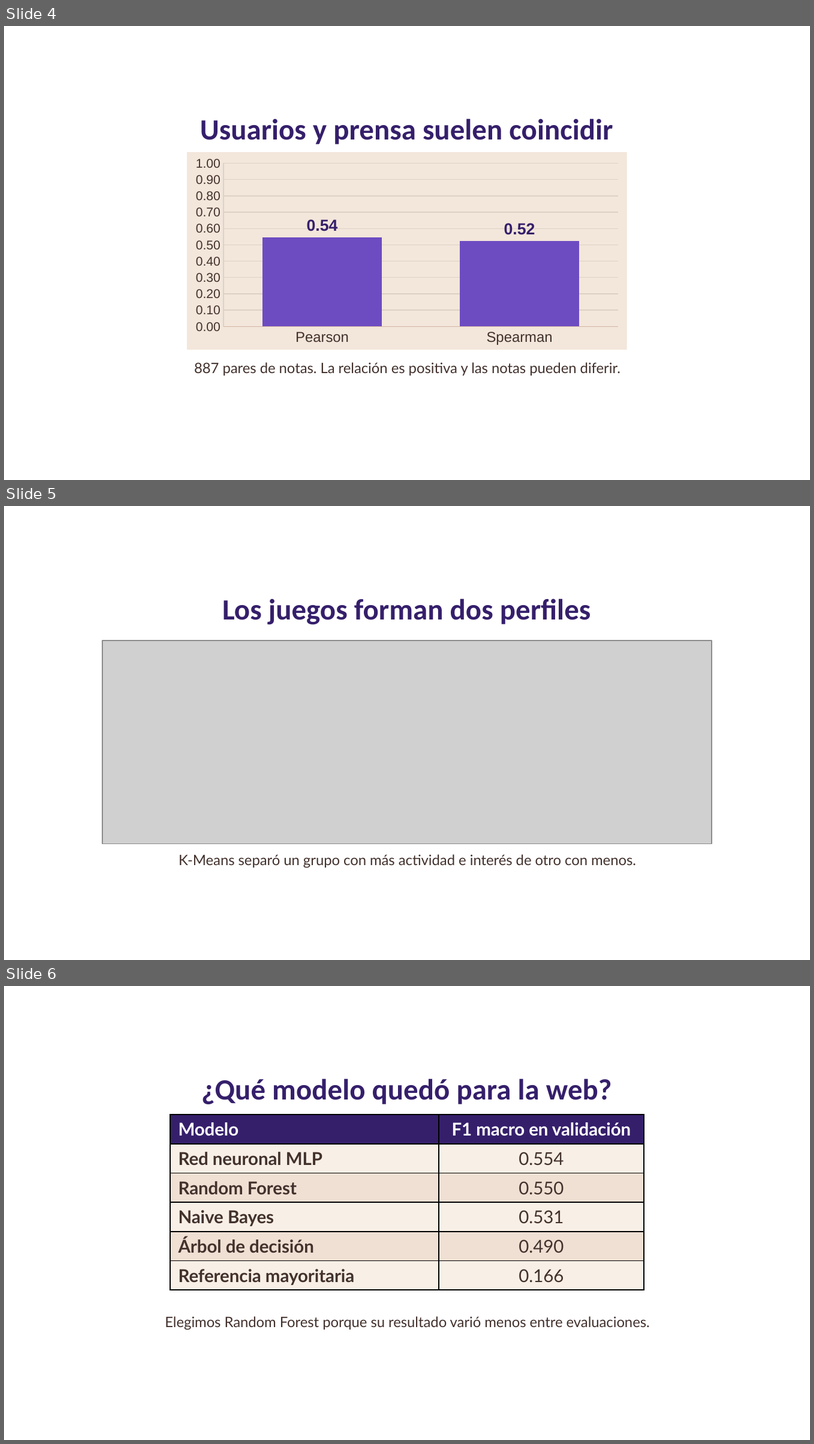
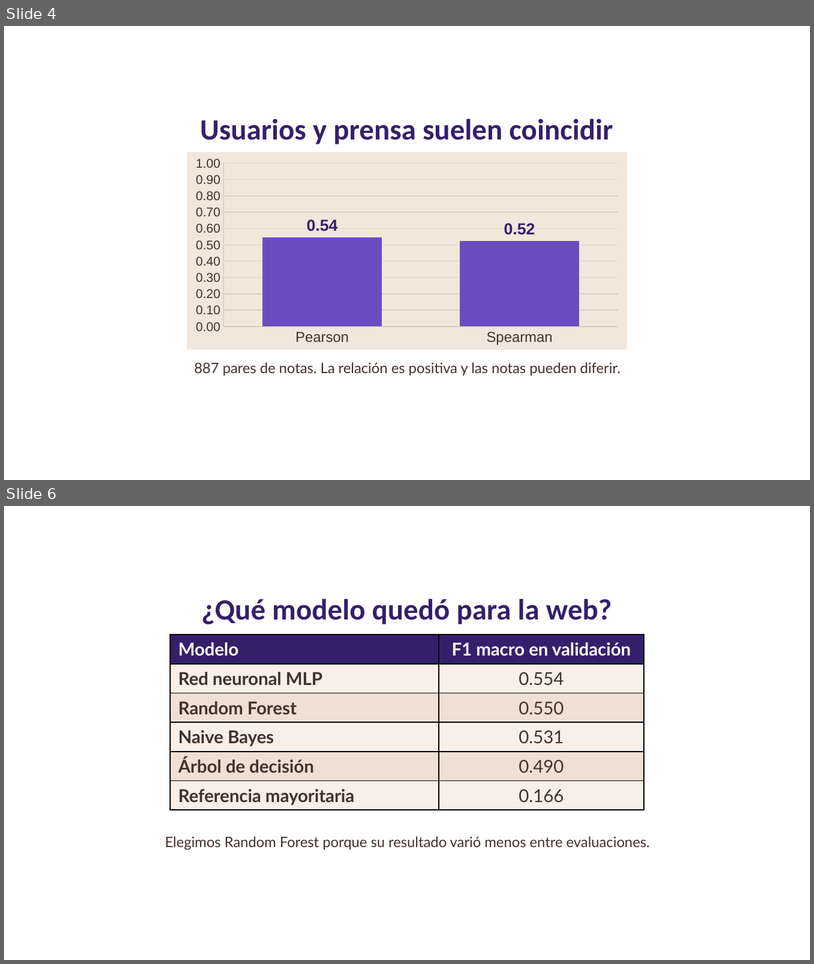
Before and after one commit to AngelHusielLaraHernandez/ProyectoMineria, a slide deck: Presentacion/Observatorio de Videojuegos.pptx. Shown one above the other, each under a label of ours: slides 4, 5 and 6 before the commit, slides 4 and 6 after it; the slides between them are not shown. The pictures are 814x1444 and 814x964 pixels, drawn with LibreOffice and Linux fonts; fonts in the diff are those of the drawing; grey boxes stand for pictures; background and template pictures are left out. Boxes give left, top, right and bottom in pixels: in the first picture for what was removed or moved away, otherwise in the second. Text is boxed around its words. In the diff, an @@ line names an element or a change of style, - is before the commit and + after.

```diff
--- a/Presentacion/Observatorio de Videojuegos.pptx
+++ b/Presentacion/Observatorio de Videojuegos.pptx
@@ slide 5 removed at (4,506,810,960), background picture (left out) @@
@@ text removed at (222,598,591,625) @@
-Los juegos forman dos perfiles
@@ picture removed at (102,640,712,844) @@
@@ text removed at (179,854,636,868) @@
-K-Means separó un grupo con más actividad e interés de otro con menos.
```
Also in this commit, not shown: 1 slide changed, 1 slide added, 1 other slide removed, 3 other files.
